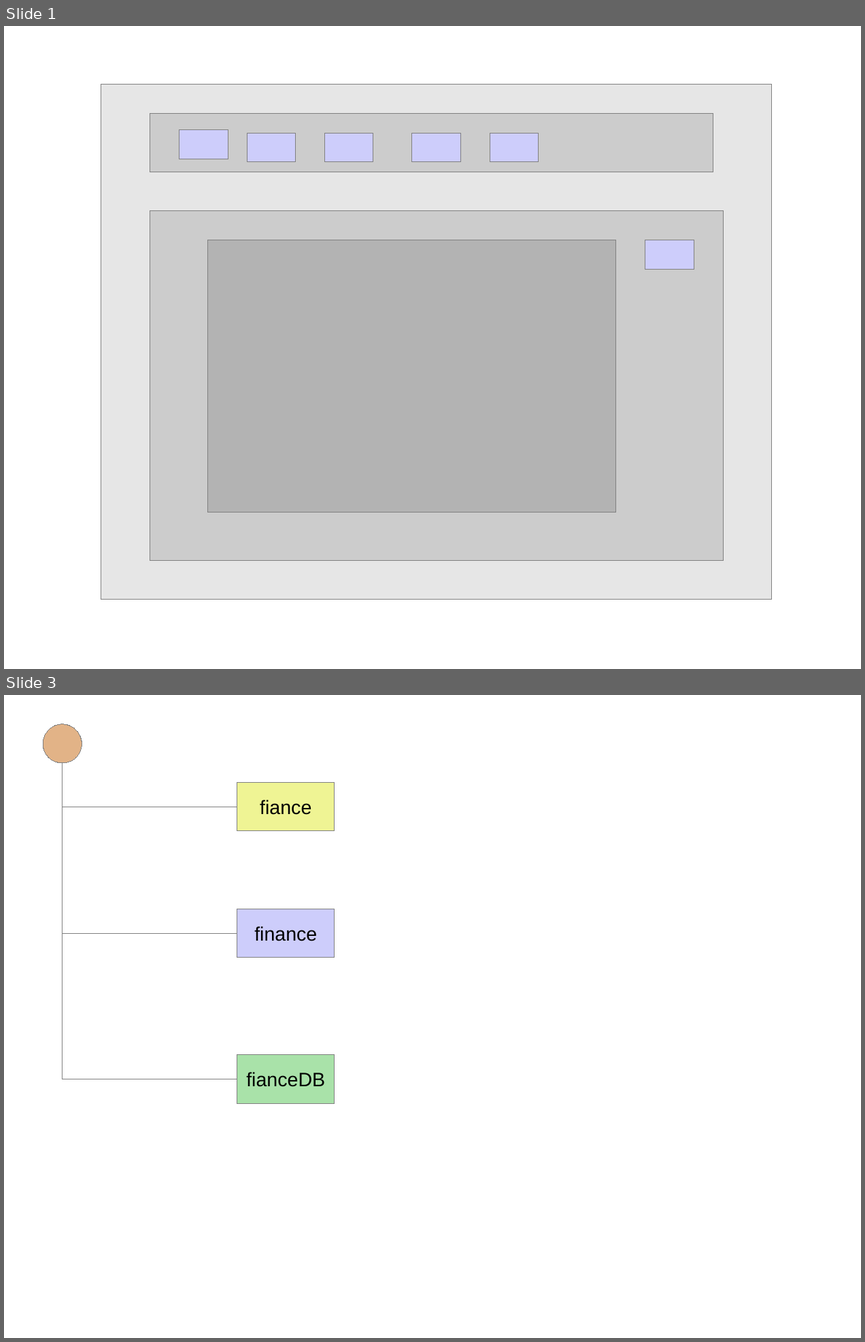
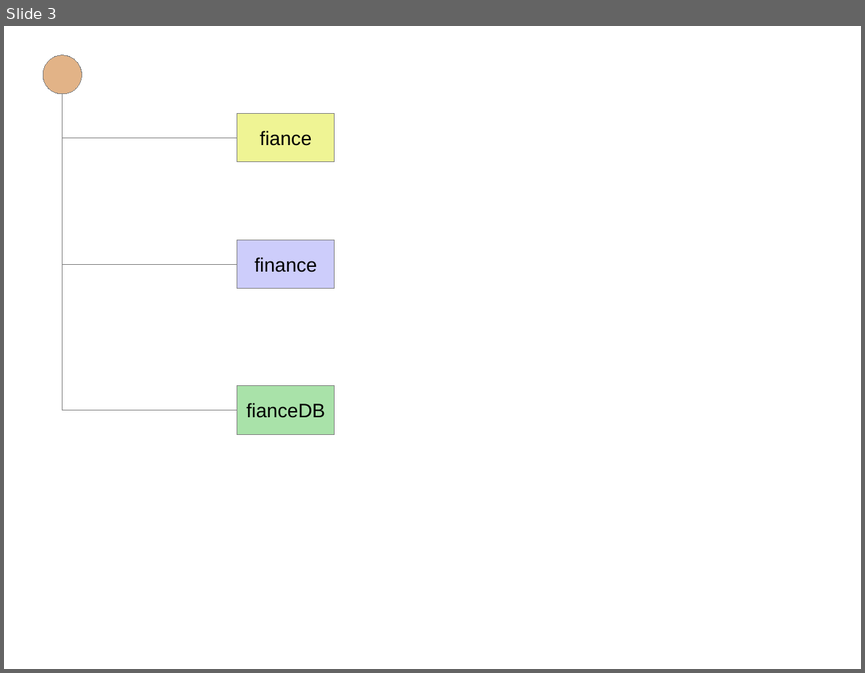
Before and after one commit to JamesLeB/Stout, a slide deck: documents/ToadsWorld.odp. Shown one above the other, each under a label of ours: slides 1 and 3 before the commit, slide 3 after it; the slides between them are not shown. The pictures are 865x1342 and 865x673 pixels, drawn with LibreOffice and Linux fonts; fonts in the diff are those of the drawing. Boxes give left, top, right and bottom in pixels: in the first picture for what was removed or moved away, otherwise in the second. Text is boxed around its words. In the diff, an @@ line names an element or a change of style, - is before the commit and + after.

```diff
--- a/documents/ToadsWorld.odp
+++ b/documents/ToadsWorld.odp
@@ slide 1 removed at [4, 26, 861, 669], background #FFFFFF @@
@@ rectangle removed at [101, 84, 772, 599] @@
@@ rectangle removed at [150, 113, 713, 172] @@
@@ rectangle removed at [179, 130, 228, 160] @@
@@ rectangle removed at [247, 133, 296, 162] @@
@@ rectangle removed at [324, 133, 373, 162] @@
@@ rectangle removed at [412, 133, 461, 162] @@
@@ rectangle removed at [490, 133, 539, 162] @@
@@ rectangle removed at [150, 210, 723, 560] @@
@@ rectangle removed at [208, 240, 616, 512] @@
@@ rectangle removed at [645, 240, 694, 269] @@
```
Also in this commit, not shown: 2 slides added, 1 other slide removed.
